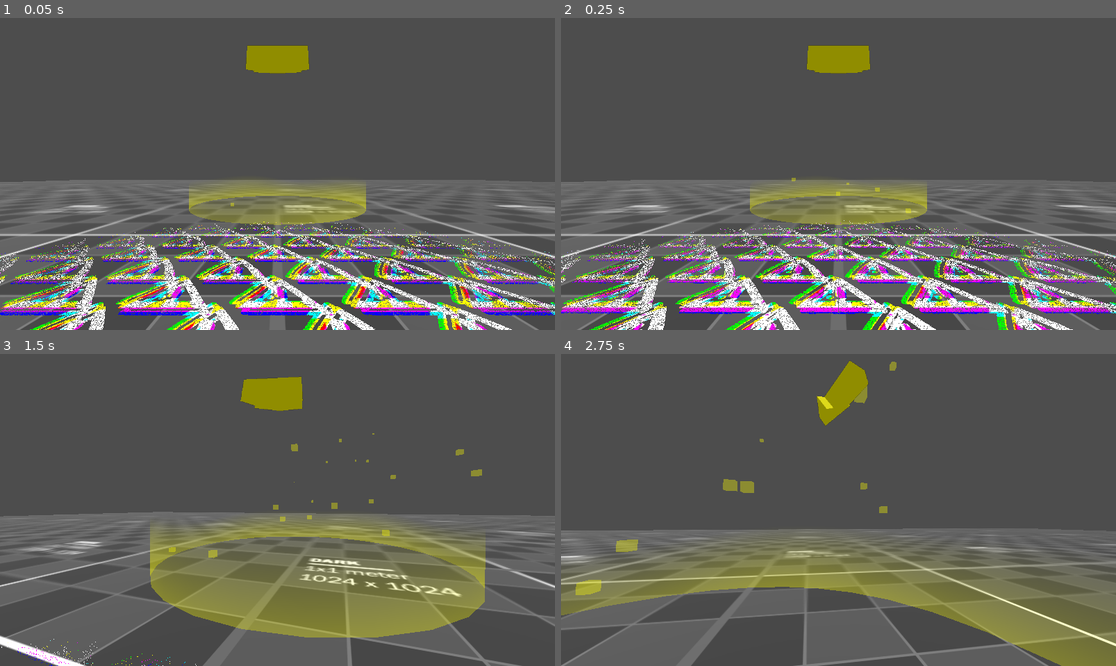
Above: before the commit, frames 1-4 (two rows, left to right).
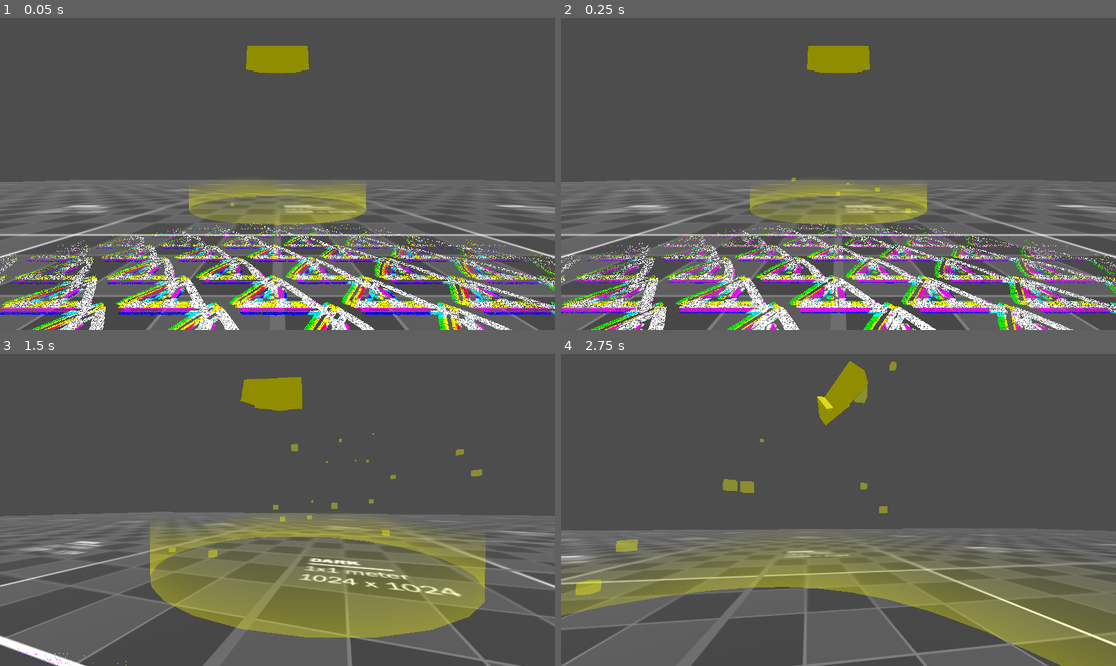
Above: after the commit, the same moments.

Repository: dairycultist/CityZoomer
Game: Godot game, scene res://game_scene.tscn
The game is run twice, just before and just after one commit, with the same random seed, the same clock (stepped at 60 frames per second) and the same inputs.
Inputs (mouse positions are in pixels of both pictures, inside the frame that each line leads up to):
- Up to frame 1 (0.05 s): no input
- Up to frame 2 (0.25 s): no input
- Up to frame 3 (1.5 s): move the mouse to (305, 510) at 0.52 s; hold W (walk_up) from 0.53 s (still down); tap Space (jump) at 0.77 s; move the mouse to (249, 510) at 1.27 s
- Up to frame 4 (2.75 s): keep holding W (walk_up); tap Space (jump) at 1.52 s; move the mouse to (849, 503) at 2.02 s

The runs differ from the first frame. In frame 1, 2.4% of the frame differs, in the area x 0-100%, y 65-100%; in frame 2, 2.3%; in frame 3, less than 0.1%; in frame 4, nothing differs.

Commit message:
Cool death barrier shader 2

Diff:
--- a/game_scene.tscn
+++ b/game_scene.tscn
@@ -79,7 +79,8 @@
 shader_parameter/albedo_texture = ExtResource("9_udeyl")
 shader_parameter/uv_scale = 10.0
 shader_parameter/max_player_dist = 5.0
-shader_parameter/player_dist = 0.0
+shader_parameter/player_dist = 0.24
+shader_parameter/glitch_intensity = 0.04
 
 [sub_resource type="QuadMesh" id="QuadMesh_miq82"]
 material = SubResource("ShaderMaterial_udeyl")
--- a/things/death_barrier/death_barrier.gdshader
+++ b/things/death_barrier/death_barrier.gdshader
@@ -7,6 +7,8 @@
 
 uniform float max_player_dist = 5;
 uniform float player_dist = 0;
+
+uniform float glitch_intensity = 0.04;
 
 void vertex() {
 	// Called for every vertex the material is visible on.
@@ -22,11 +24,13 @@
 	vec2 centered_uv = vec2((UV.x - 0.5) * 2.0, (UV.y - 0.5) * 2.0);
 	float center_dist = centered_uv.x * centered_uv.x + centered_uv.y * centered_uv.y;
 
-	if (center_dist + random(UV.x) > 1.0 - player_dist / max_player_dist) {
+	float player_dist_factor = 1.0 - player_dist / max_player_dist;
+
+	if (center_dist + random(UV.x) > player_dist_factor) {
 		discard;
 	}
 
-	float glitch_offset = 0.04; //5.0 - player_dist_from;
+	float glitch_offset = glitch_intensity * player_dist_factor;
 
 	vec4 sample_center = texture(albedo_texture, uv_scale * UV);
 	vec4 sample_up = texture(albedo_texture,
